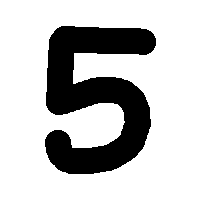
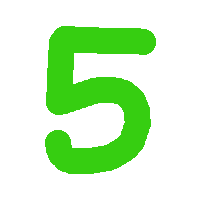
Layered file, before and after one edit (200x200). Changes by layer:
painted on "Layer 0" over <box>45,26,156,174</box>
